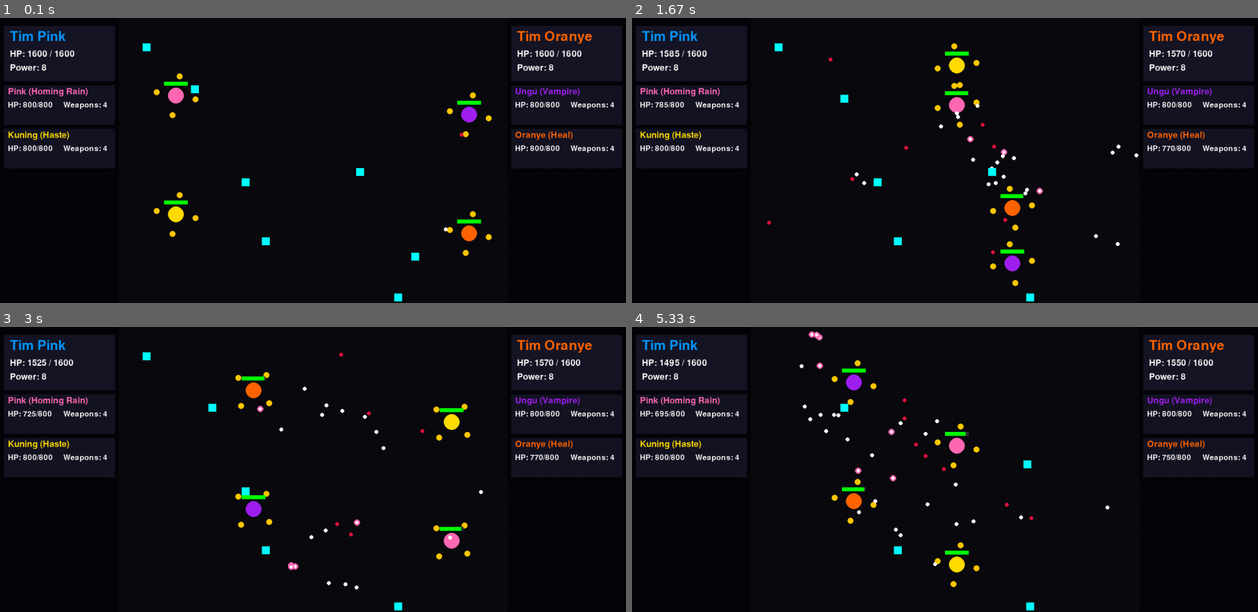
Above: before the commit, frames 1-4 (two rows, left to right).
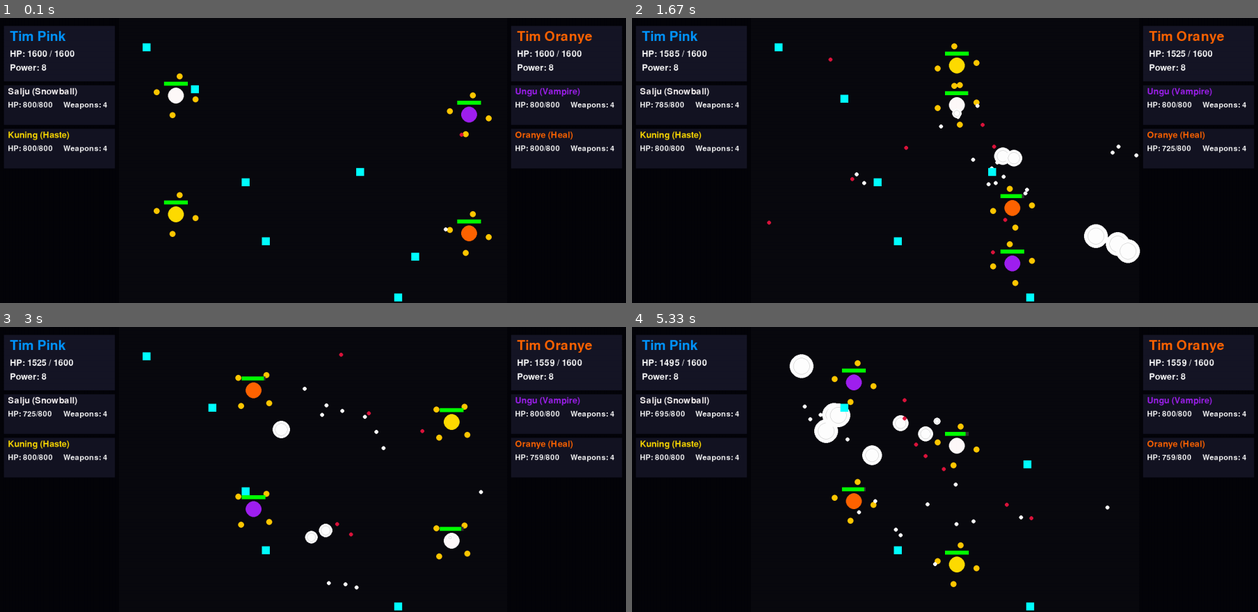
Above: after the commit, the same moments.

Repository: helloafterworld/data-science-no-tabi
Game: pygame game, started from Desktop/DS/LR4-GAME2/main.py
Two runs of this game, one before a commit and one after it. Both use one fixed random seed, a clock stepped at 60 frames per second and the inputs below.
Inputs:
- Up to frame 1 (0.1 s): no input
- Up to frame 2 (1.67 s): no input
- Up to frame 3 (3 s): no input
- Up to frame 4 (5.33 s): no input

The runs differ from the first frame. In frame 1, 0.4% of the frame differs, in the area x 1-30%, y 24-30%; in frame 2, 1.3%; in frame 3, 0.9%; in frame 4, 1.8%, in the area x 1-93%, y 1-55%.

Commit message:
add new ball:snowball

Diff:
--- a/Desktop/DS/LR4-GAME2/classes.py
+++ b/Desktop/DS/LR4-GAME2/classes.py
@@ -35,6 +35,29 @@
         super().on_hit()
         self.target.speed_multiplier, self.target.slow_timer = 0.5, 120
     def draw(self, surface): pygame.draw.circle(surface, ICE_COLOR, self.pos, 7)
+
+class SnowBallProjectile(Projectile):
+    def __init__(self, start_pos, target_obj, owner=None, is_special=False):
+        super().__init__(start_pos, target_obj, owner, is_special)
+        self.initial_pos = pygame.math.Vector2(start_pos)
+        self.size = 5
+        self.growth_rate = 0.05  # Ukuran tumbuh per piksel
+        self.max_size = 30
+        self.damage_per_size = 2 # Tambahan damage per unit ukuran
+        self.base_damage = 10
+
+    def move(self):
+        super().move()
+        distance_traveled = self.pos.distance_to(self.initial_pos)
+        self.size = min(self.max_size, 5 + distance_traveled * self.growth_rate)
+        self.damage = self.base_damage + (self.size - 5) * self.damage_per_size
+
+    def on_hit(self):
+        self.target.take_damage(self.damage)
+
+    def draw(self, surface):
+        pygame.draw.circle(surface, WHITE, (int(self.pos.x), int(self.pos.y)), int(self.size))
+        pygame.draw.circle(surface, (200, 200, 200), (int(self.pos.x), int(self.pos.y)), int(self.size * 0.7), 1)
 
 class PoisonProjectile(Projectile):
     def on_hit(self):
@@ -89,9 +112,9 @@
         self.rect.centerx = self.owner.rect.centerx + self.orbit_distance * math.cos(angle)
         self.rect.centery = self.owner.rect.centery + self.orbit_distance * math.sin(angle)
         if self.cooldown_timer > 0: self.cooldown_timer -= 1
-    def shoot(self, target, haste_multiplier=1.0):
+    def shoot(self, target, haste_multiplier=0.4):
         if self.cooldown_timer <= 0:
-            proj_class = {"poison": PoisonProjectile, "lifesteal": LifestealProjectile, "homing": HomingProjectile}.get(self.projectile_type, Projectile)
+            proj_class = {"poison": PoisonProjectile, "lifesteal": LifestealProjectile, "homing": HomingProjectile, "snowball": SnowBallProjectile}.get(self.projectile_type, Projectile)
             owner_arg = self.owner if self.projectile_type == "lifesteal" else None
             new_projectile = proj_class(self.rect.center, target, owner=owner_arg)
             self.cooldown_timer = self.shoot_cooldown / haste_multiplier
@@ -183,6 +206,12 @@
         if self.opponents and (opps := [o for o in self.opponents if o.current_hp > 0]):
             return LifestealProjectile(self.rect.center, random.choice(opps), self, is_special=True)
         return None
+class SnowBall(FighterBall):
+    def __init__(self, x, y, team): super().__init__(x, y, SNOW_COLOR, "Salju (Snowball)", team, projectile_type="snowball")
+    def activate_special(self):
+        if self.opponents and (opps := [o for o in self.opponents if o.current_hp > 0]):
+            return SnowBallProjectile(self.rect.center, random.choice(opps), is_special=True)
+        return None
 class YellowBall(FighterBall):
     def __init__(self, x, y, team): super().__init__(x, y, YELLOW, "Kuning (Haste)", team)
     def activate_special(self): self.speed_multiplier = 2.0; self.haste_timer = 180; return None
--- a/Desktop/DS/LR4-GAME2/main.py
+++ b/Desktop/DS/LR4-GAME2/main.py
@@ -3,7 +3,7 @@
 import pygame
 import sys
 from settings import *
-from classes import BlueBall, OrangeBall, GreenBall, PurpleBall, YellowBall, PinkBall, AbilityPickup
+from classes import SnowBall, BlueBall, OrangeBall, GreenBall, PurpleBall, YellowBall, PinkBall, AbilityPickup
 from ui import draw_team_card, draw_character_card
 
 # --- INISIALISASI PYGAME ---
@@ -13,7 +13,7 @@
 clock = pygame.time.Clock()
 
 # --- SETUP UTAMA GAME ---
-team1 = [PinkBall(arena_rect.left + 100, 200, "Tim Pink"),
+team1 = [SnowBall(arena_rect.left + 100, 200, "Tim Pink"),
          YellowBall(arena_rect.left + 100, 500, "Tim Biru")]
 team2 = [PurpleBall(arena_rect.right - 140, 200, "Tim Oranye"),
          OrangeBall(arena_rect.right - 140, 500, "Tim Oranye")]
--- a/Desktop/DS/LR4-GAME2/settings.py
+++ b/Desktop/DS/LR4-GAME2/settings.py
@@ -24,6 +24,7 @@
 HP_BAR_BG, HP_BAR_FG_GREEN, HP_BAR_FG_RED = (50, 50, 50), (0, 255, 0), (255, 0, 0)
 BLUE, ORANGE, GREEN, PURPLE, YELLOW = (0, 150, 255), (255, 100, 0), (0, 200, 100), (160, 32, 240), (255, 220, 0)
 PINK = (255, 105, 180) # Warna untuk Bola Merah Muda
+RED, SNOW_COLOR = (255, 0, 0), (255, 250, 250) # Warna untuk Bola Merah dan Bola Salju
 ICE_COLOR, POISON_COLOR, LIFESTEAL_COLOR = (173, 216, 230), (124, 252, 0), (220, 20, 60)
 CARD_BG_COLOR = (30, 30, 50)
 ABILITY_PICKUP_COLOR = (0, 255, 255)
